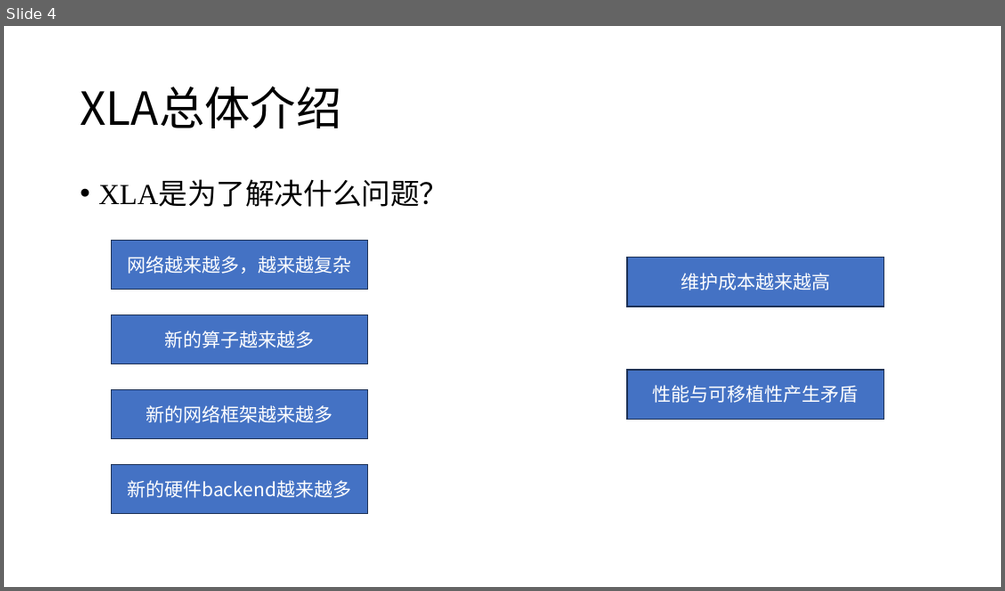
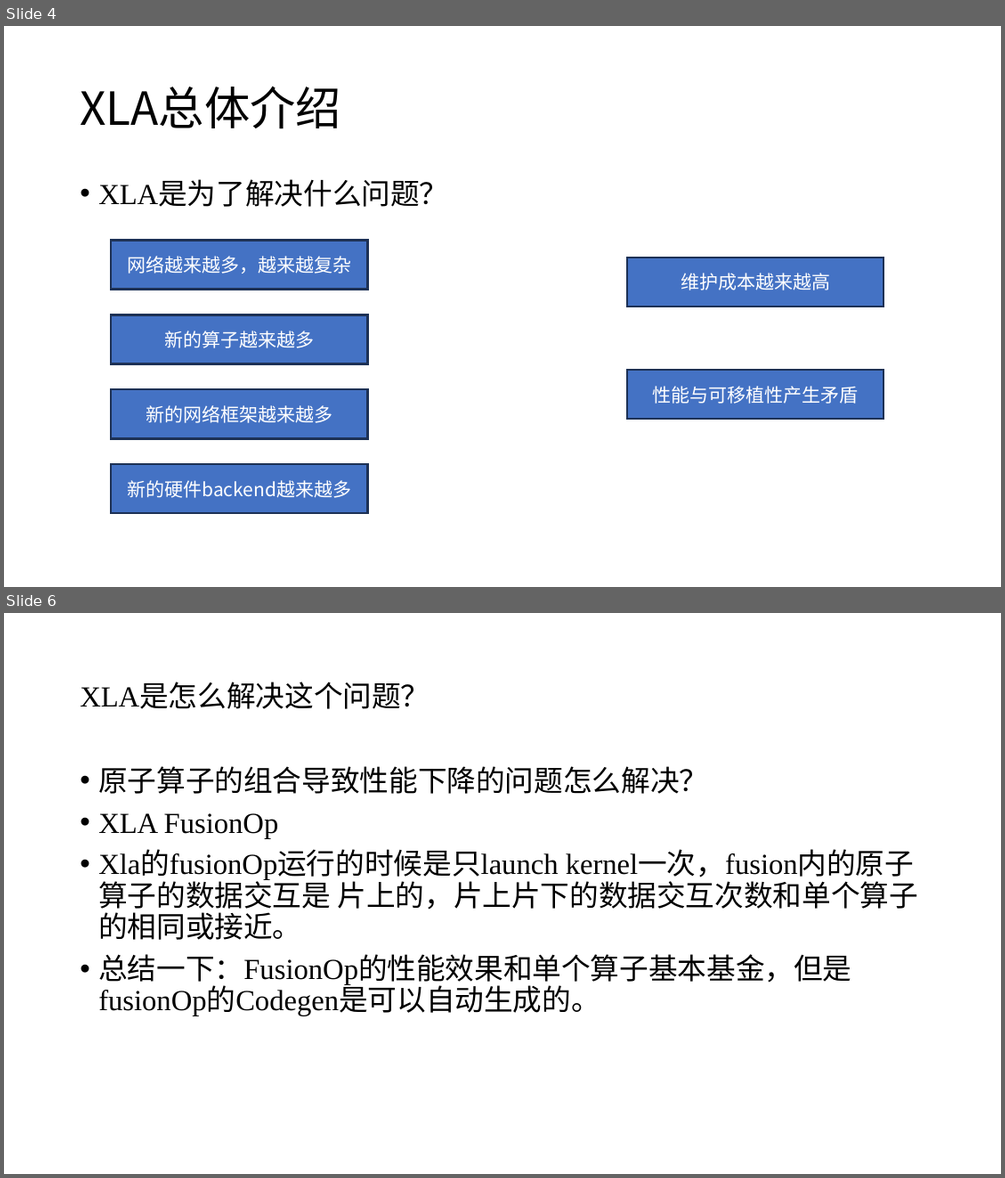
Before and after one commit to EchoWangHF/Blogs, a slide deck: xla/xla简介.pptx. Shown one above the other, each under a label of ours: slide 4 before the commit, slides 4 and 6 after it; the slides between them are not shown. The pictures are 1005x591 and 1005x1178 pixels, drawn with LibreOffice and Linux fonts; fonts in the diff are those of the drawing. Boxes give left, top, right and bottom in pixels: in the first picture for what was removed or moved away, otherwise in the second. Text is boxed around its words. In the diff, an @@ line names an element or a change of style, - is before the commit and + after.

```diff
--- a/xla/xla简介.pptx
+++ b/xla/xla简介.pptx
@@ slide 6 added at (4,613,1001,1174), background #FFFFFF @@
@@ text added at (80,683,429,709), 28 pt, text #000000 @@
+XLA是怎么解决这个问题？
@@ text added at (98,766,918,1016), 28 pt, text #000000 @@
+• 原子算子的组合导致性能下降的问题怎么解决？
+• XLA FusionOp
+• Xla的fusionOp运行的时候是只launch kernel一次，fusion内的原子算子的数据交互是 片上的，片上片下的数据交互次数和单个算子的相同或接近。
+• 总结一下：FusionOp的性能效果和单个算子基本基金，但是fusionOp的Codegen是可以自动生成的。
```
Also in this commit, not shown: 1 other slide changed, 23 other slides added, 1 slide removed.
